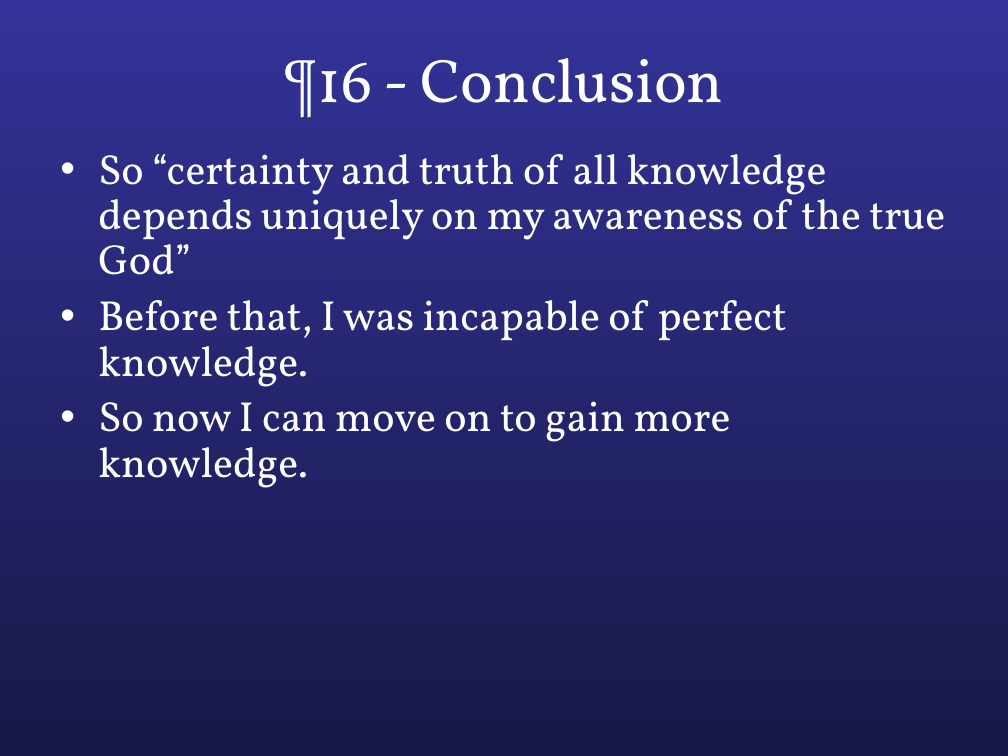
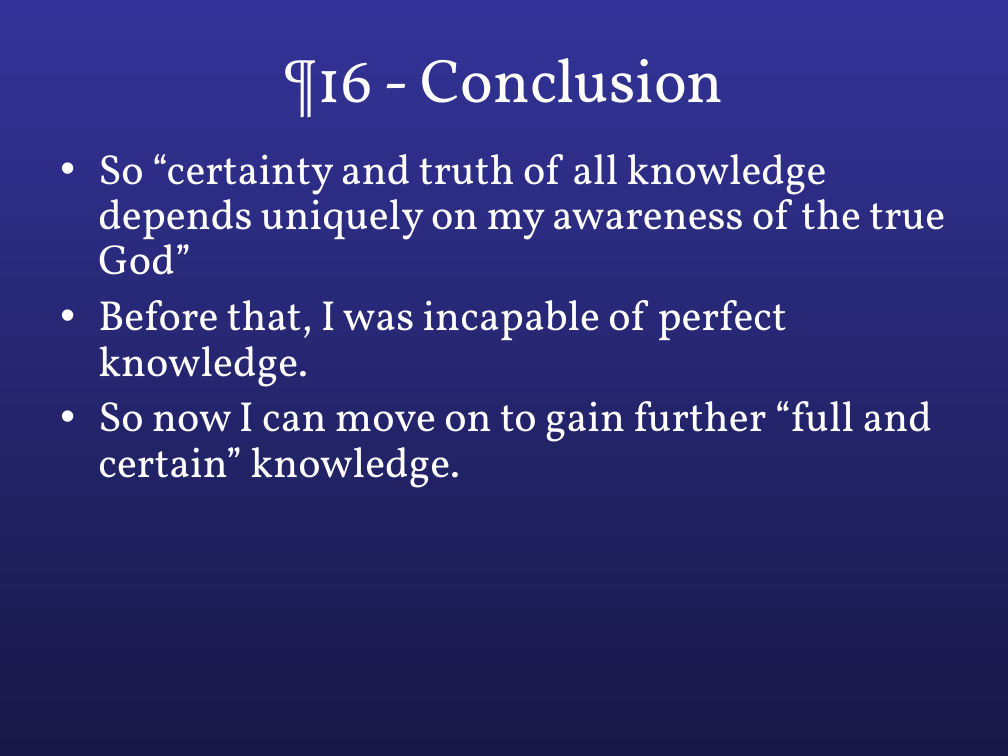
Before and after one commit to colemitchell/colemitchell.github.io, a slide deck: slide 17 of PHIL2220/Med V.ppt. Drawn at 1008x756 pixels with LibreOffice and Linux fonts; fonts in the diff are those of the drawing. Boxes give left, top, right and bottom in pixels: in the first picture for what was removed or moved away, otherwise in the second. Text is boxed around its words. In the diff, an @@ line names an element or a change of style, - is before the commit and + after.

```diff
--- a/PHIL2220/Med V.ppt
+++ b/PHIL2220/Med V.ppt
@@ text at bbox=[98, 401, 933, 488]: text changed @@
-• So now I can move on to gain more knowledge.
+• So now I can move on to gain further “full and certain” knowledge.
```
Also in this commit, not shown: 4 other slides changed, 6 other files.
